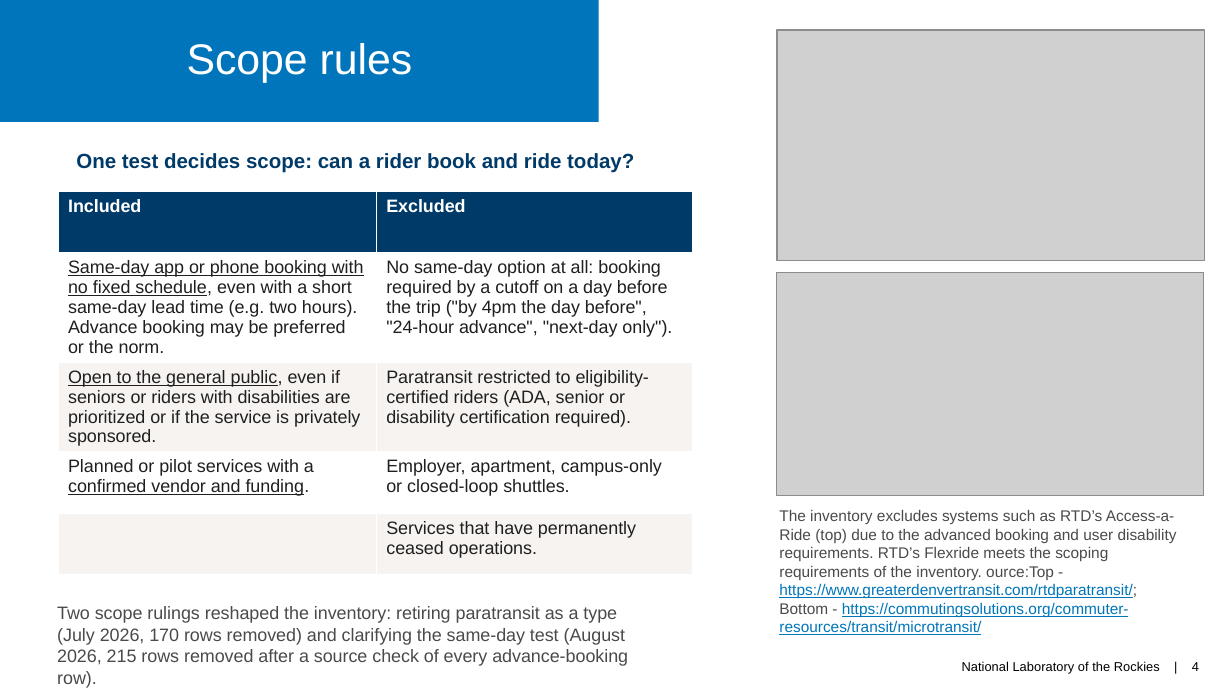
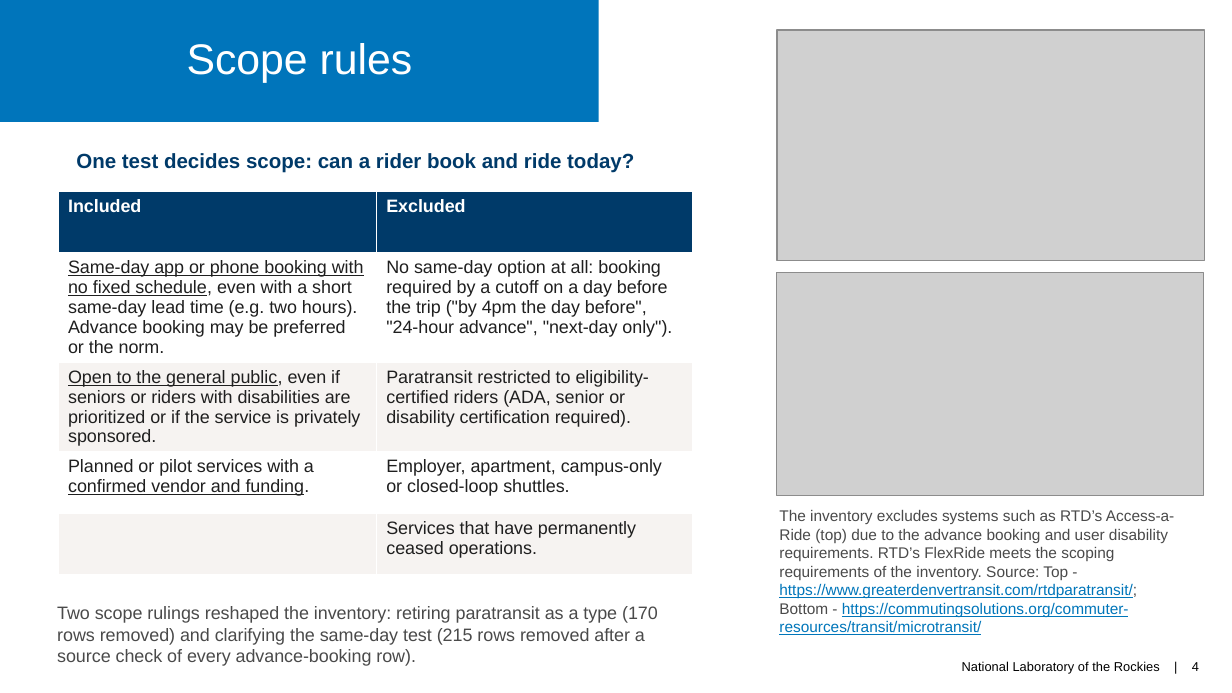
Before and after one commit to jfish79/odt-dashboard, a slide deck: slide 4 of docs/ODT-Database-Project-Summary-11-19-2026.pptx. Drawn at 1232x693 pixels with LibreOffice and Linux fonts; fonts in the diff are those of the drawing; grey boxes stand for pictures. Boxes give left, top, right and bottom in pixels: in the first picture for what was removed or moved away, otherwise in the second. Text is boxed around its words. In the diff, an @@ line names an element or a change of style, - is before the commit and + after.

```diff
--- a/docs/ODT-Database-Project-Summary-11-19-2026.pptx
+++ b/docs/ODT-Database-Project-Summary-11-19-2026.pptx
@@ text at (779,510,1174,635): text changed @@
-The inventory excludes systems such as RTD’s Access-a-Ride (top) due to the advanced booking and user disability requirements. RTD’s Flexride meets the scoping requirements of the inventory. ource:Top - https://www.greaterdenvertransit.com/rtdparatransit/; Bottom - https://commutingsolutions.org/commuter-resources/transit/microtransit/
+The inventory excludes systems such as RTD’s Access-a-Ride (top) due to the advance booking and user disability requirements. RTD’s FlexRide meets the scoping requirements of the inventory. Source: Top - https://www.greaterdenvertransit.com/rtdparatransit/; Bottom - https://commutingsolutions.org/commuter-resources/transit/microtransit/
@@ text at (57,606,658,666): text changed @@
-Two scope rulings reshaped the inventory: retiring paratransit as a type (July 2026, 170 rows removed) and clarifying the same-day test (August 2026, 215 rows removed after a source check of every advance-booking row).
+Two scope rulings reshaped the inventory: retiring paratransit as a type (170 rows removed) and clarifying the same-day test (215 rows removed after a source check of every advance-booking row).
```
Also in this commit, not shown: 7 other slides changed.
